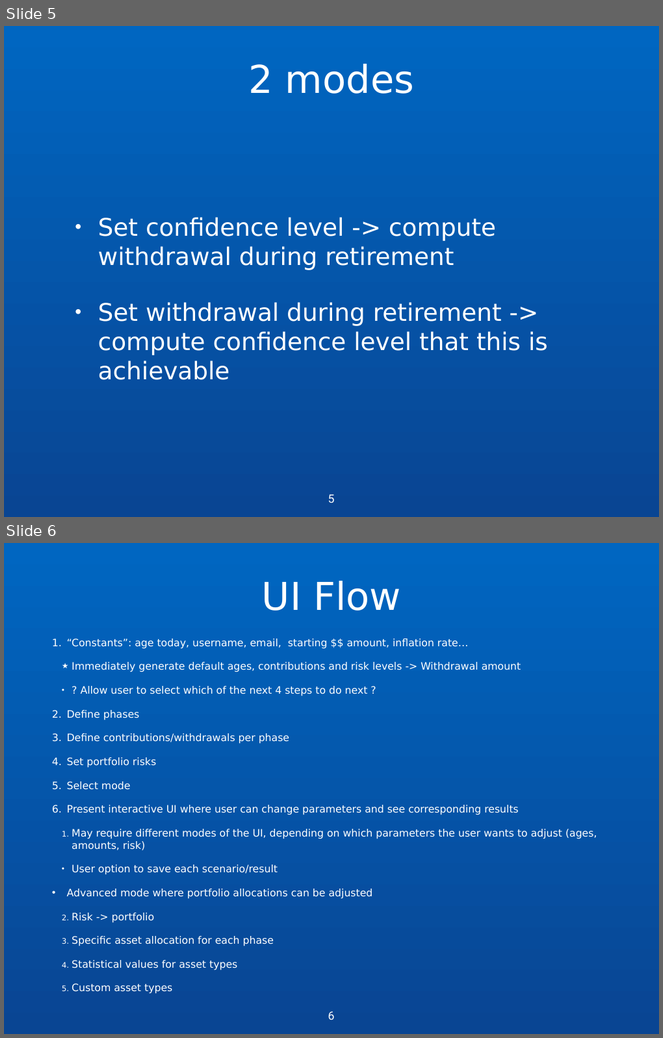
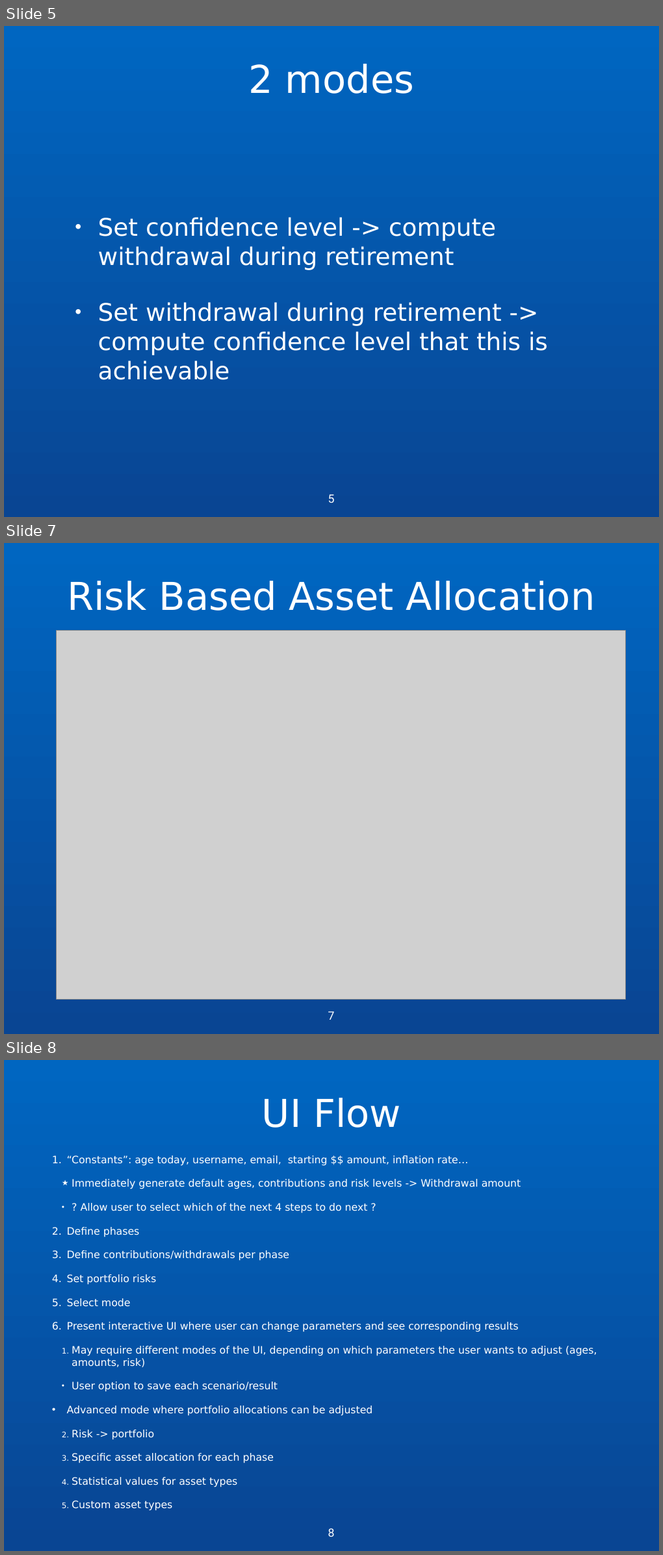
Before and after one commit to nfraenkel/Peace-of-Mind, a slide deck: Core Visual.ppt. Shown one above the other, each under a label of ours: slides 5 and 6 before the commit, slides 5, 7 and 8 after it; the slides between them are not shown. The pictures are 663x1038 and 663x1555 pixels, drawn with LibreOffice and Linux fonts; fonts in the diff are those of the drawing; grey boxes stand for pictures. Boxes give left, top, right and bottom in pixels: in the first picture for what was removed or moved away, otherwise in the second. Text is boxed around its words. In the diff, an @@ line names an element or a change of style, - is before the commit and + after.

Commit message:
Added 2 slides on Risk-based asset allocation

```diff
--- a/Core Visual.ppt
+++ b/Core Visual.ppt
@@ slide 7 added at bbox=[4, 543, 659, 1034], background gradient #0066C1 to #094593 @@
@@ title added at bbox=[68, 581, 596, 611], 60 pt, text #FFFFFF @@
+Risk Based Asset Allocation
@@ picture added at bbox=[57, 631, 625, 1000] @@
@@ page number added at bbox=[325, 1009, 337, 1028], 18 pt, text #FFFFFF @@
+7
@@ what was slide 6 is now slide 8 @@
@@ page number at bbox=[328, 1529, 335, 1537]: text changed @@
-6
+8
```
Also in this commit, not shown: 2 slides changed, 1 other slide added, 7 other files.
